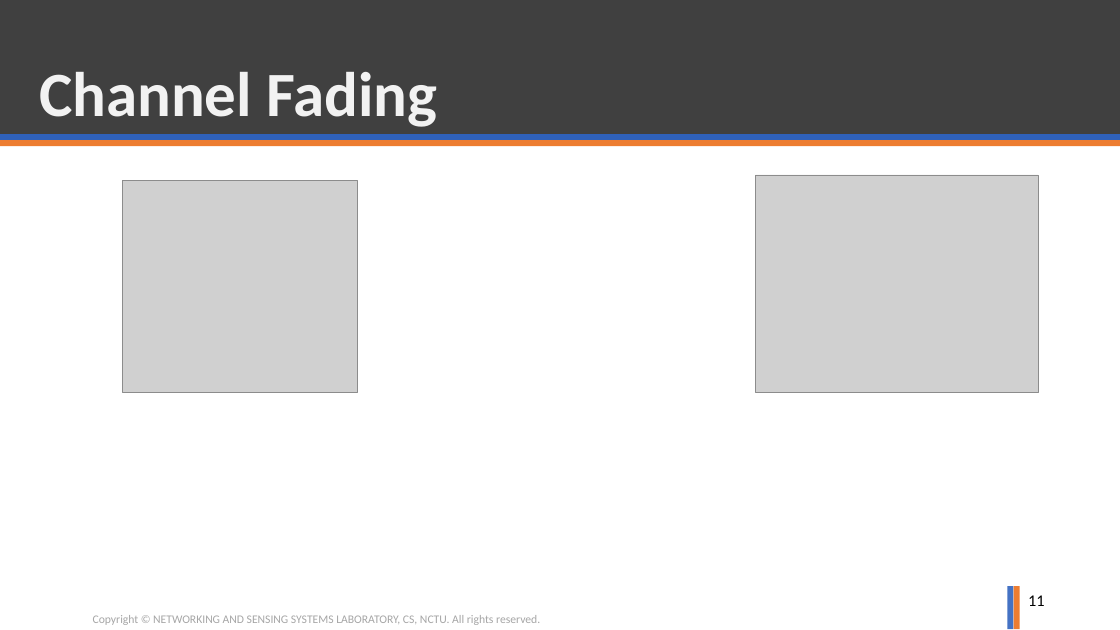
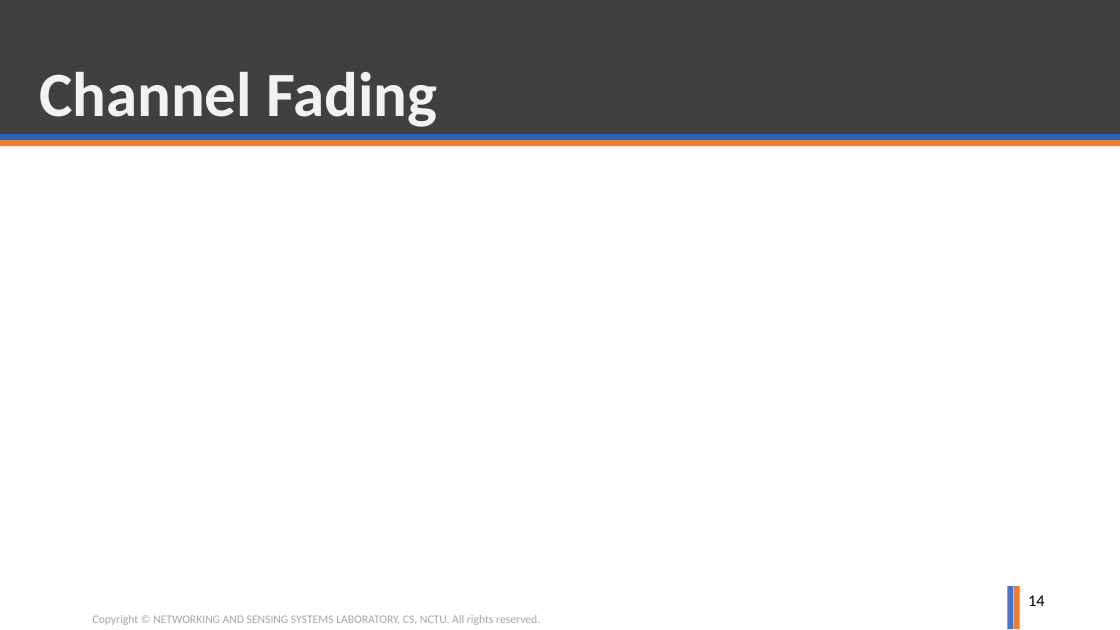
Before and after one commit to ghostkingwilly/Signal_Training_Freshman, a slide deck: slide 14 of Freshman_Training.pptx (slide 11 before the commit). Drawn at 1120x630 pixels with LibreOffice and Linux fonts; fonts in the diff are those of the drawing; grey boxes stand for pictures; background and template pictures are left out. Boxes give left, top, right and bottom in pixels: in the first picture for what was removed or moved away, otherwise in the second. Text is boxed around its words. In the diff, an @@ line names an element or a change of style, - is before the commit and + after.

Commit message:
Channel fading

```diff
--- a/Freshman_Training.pptx
+++ b/Freshman_Training.pptx
@@ picture removed at bbox=[756, 175, 1038, 392] @@
@@ picture removed at bbox=[123, 181, 357, 392] @@
@@ page number at bbox=[1028, 595, 1045, 606]: text changed @@
-11
+14
```
Also in this commit, not shown: 6 slides added.
